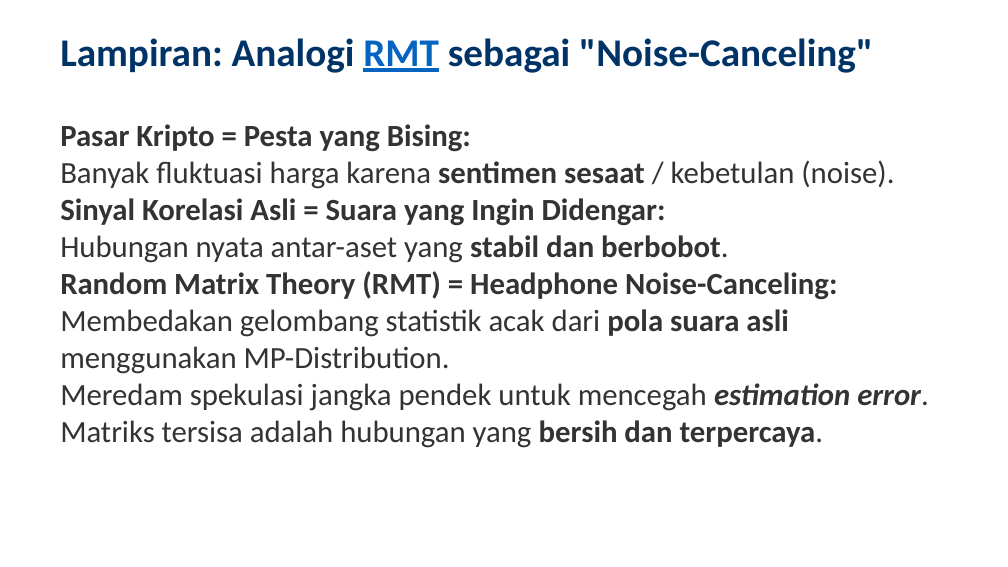
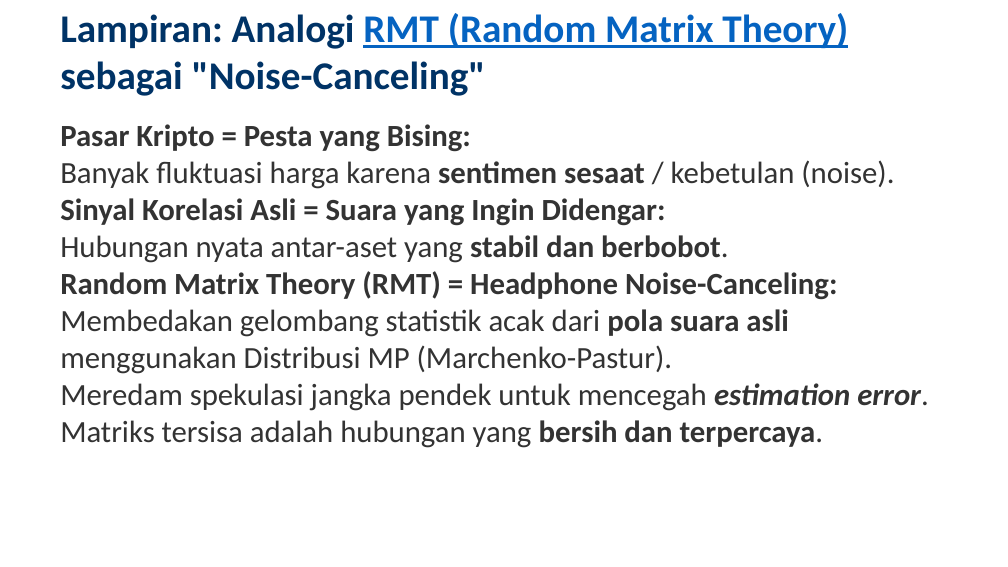
Before and after one commit to ragilrojo/RepoThesis, a slide deck: slide 16 of Presentasi_Proposal_Update.pptx. Drawn at 1008x567 pixels with LibreOffice and Linux fonts; fonts in the diff are those of the drawing. Boxes give left, top, right and bottom in pixels: in the first picture for what was removed or moved away, otherwise in the second. Text is boxed around its words. In the diff, an @@ line names an element or a change of style, - is before the commit and + after.

```diff
--- a/Presentasi_Proposal_Update.pptx
+++ b/Presentasi_Proposal_Update.pptx
@@ text at (60, 13, 848, 96): text changed @@
-Lampiran: Analogi RMT sebagai "Noise-Canceling"
+Lampiran: Analogi RMT (Random Matrix Theory) sebagai "Noise-Canceling"
@@ text at (60, 309, 788, 374): text changed @@
-• Membedakan gelombang statistik acak dari pola suara asli menggunakan MP-Distribution.
+• Membedakan gelombang statistik acak dari pola suara asli menggunakan Distribusi MP (Marchenko-Pastur).
```
Also in this commit, not shown: 16 other slides changed, 2 slides added, 2 other files.
